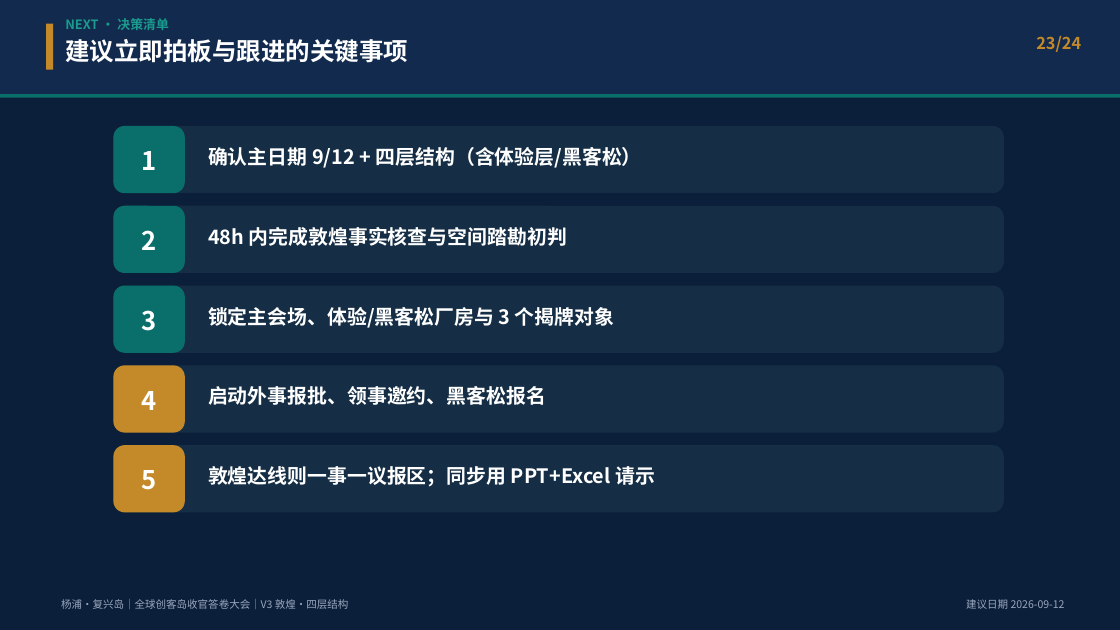
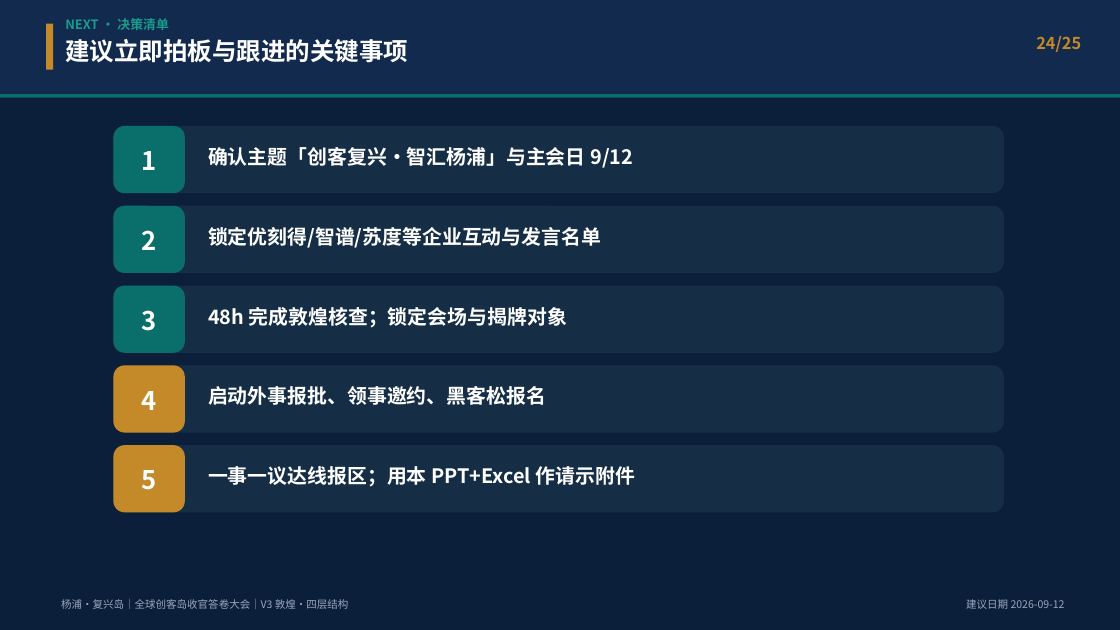
Before and after one commit to hujigang2010-maker/AIDEN, a slide deck: slide 24 of deliverables/复兴岛_全球创客岛_科创出海与具身智能国际大会_策划方案.pptx (slide 23 before the commit). Drawn at 1120x630 pixels with LibreOffice and Linux fonts; fonts in the diff are those of the drawing. Boxes give left, top, right and bottom in pixels: in the first picture for what was removed or moved away, otherwise in the second. Text is boxed around its words. In the diff, an @@ line names an element or a change of style, - is before the commit and + after.

```diff
--- a/deliverables/复兴岛_全球创客岛_科创出海与具身智能国际大会_策划方案.pptx
+++ b/deliverables/复兴岛_全球创客岛_科创出海与具身智能国际大会_策划方案.pptx
@@ text at [1036,36,1081,52]: text changed @@
-23/24
+24/25
@@ text at [208,147,633,168]: text changed @@
-确认主日期 9/12 + 四层结构（含体验层/黑客松）
+确认主题「创客复兴·智汇杨浦」与主会日 9/12
@@ text at [208,227,601,248]: text changed @@
-48h 内完成敦煌事实核查与空间踏勘初判
+锁定优刻得/智谱/苏度等企业互动与发言名单
@@ text at [208,307,567,328]: text changed @@
-锁定主会场、体验/黑客松厂房与 3 个揭牌对象
+48h 完成敦煌核查；锁定会场与揭牌对象
@@ text at [208,466,635,487]: text changed @@
-敦煌达线则一事一议报区；同步用 PPT+Excel 请示
+一事一议达线报区；用本 PPT+Excel 作请示附件
```
Also in this commit, not shown: 22 other slides changed, 2 slides added, 1 slide removed, 4 other files.
